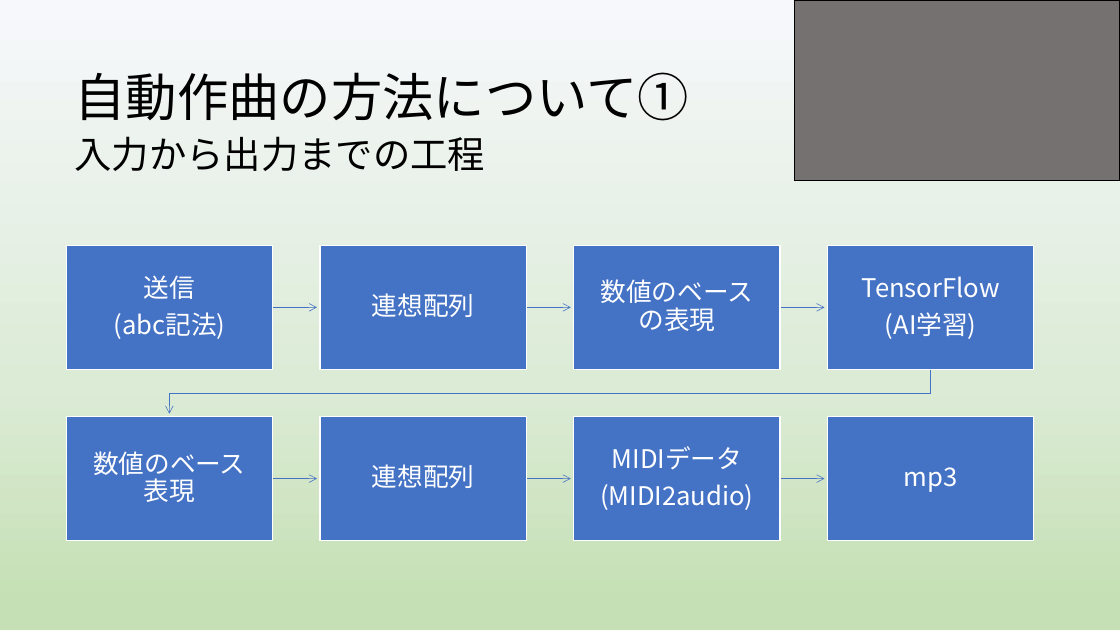
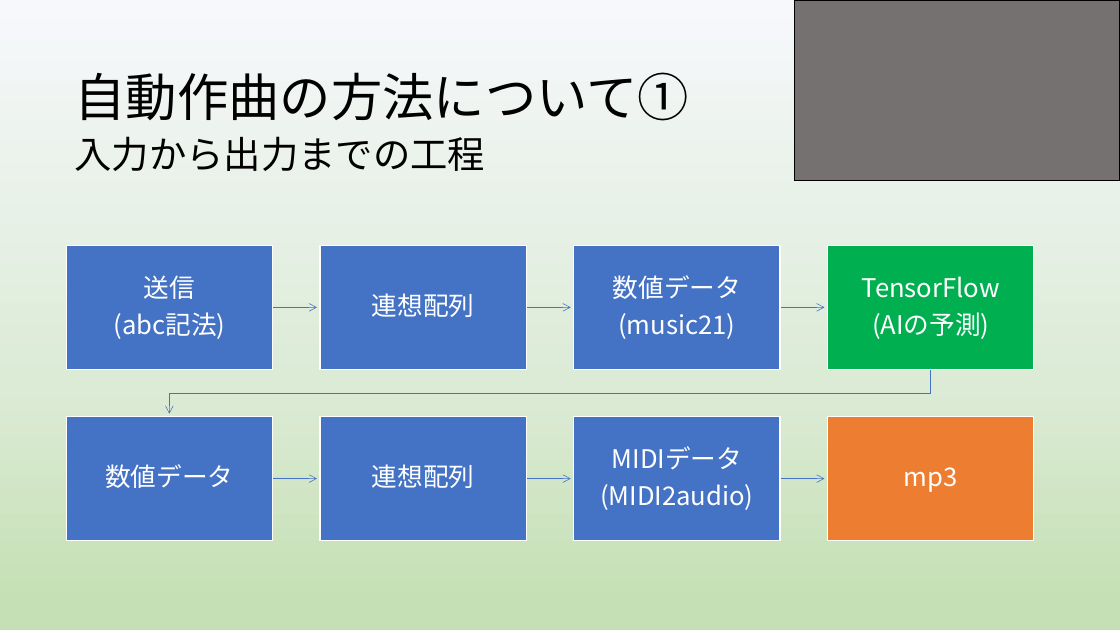
Before and after one commit to yoshitake266/bitComposer_prj, a slide deck: slide 6 of presentation/graduation/bit Composer3 .pptx (slide 9 before the commit). Drawn at 1120x630 pixels with LibreOffice and Linux fonts; fonts in the diff are those of the drawing. Boxes give left, top, right and bottom in pixels: in the first picture for what was removed or moved away, otherwise in the second. Text is boxed around its words. In the diff, an @@ line names an element or a change of style, - is before the commit and + after.

```diff
--- a/presentation/graduation/bit Composer3 .pptx
+++ b/presentation/graduation/bit Composer3 .pptx
@@ rectangle at (828,245,1034,369): fill #4472C4 to #00B050 @@
@@ text at (613,275,741,339): text changed @@
-数値のベースの表現
+数値データ
+(music21)
@@ text at (872,312,989,339): text changed @@
-(AI学習)
+(AIの予測)
@@ rectangle at (828,417,1034,540): fill #4472C4 to #ED7D31 @@
@@ text at (105,464,233,488): text changed @@
-数値のベース表現
+数値データ
```
Also in this commit, not shown: 7 other slides changed, 3 slides added, 6 slides removed.
